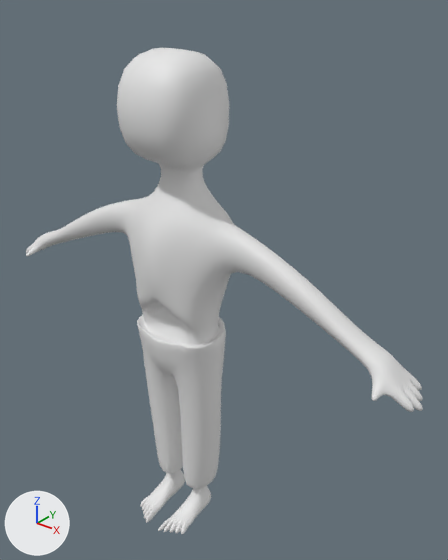
The Blender file Assets/Models/zombie.blend, before and after one commit.
Rendered twice from a 50 mm lens placed at (3.81, -4.07, 2.84), pointed at (0.3, 0.33, 0.12). Arrows for +X, +Y and +Z are at lower left; the lights stay in place.
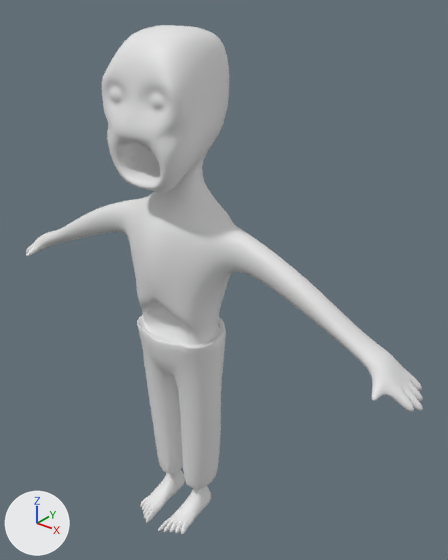
Commit message: Further editing of zombie model

Changed parts and their boxes [x1, y1, x2, y2] in the pictures (448 x 560 px):
'Cube', reshaped
    before: [26, 48, 423, 534]
    after: [26, 25, 423, 534]
part 1 of me_cube_001, built on
    before: [117, 48, 229, 170]
    after: [102, 25, 229, 192]

What changed in the scene script:
```text
Change me_cube_001:
    used by ob_cube; location = (0.0, 0.0, 0.0)
    remove me_cube_001.from_pydata(...)  # 160 vertices, 136 faces; spans x 0.0..2.6, y -0.65..0.51, z -2.74..2.36
    add me_cube_001.from_pydata(...)  # 189 vertices, 160 faces; spans x 0.0..2.6, y -0.65..0.51, z -2.74..2.51
    me_cube_001 part 1
    4 faces are deleted
    8 vertices move from x 0.0..0.48, y -0.47..0.47, z 1.37..2.36 to x 0.0..0.48, y -0.13..0.47, z 1.15..2.51
    29 vertices are added at x 0.0..0.48, y -0.56..0.47, z 1.15..2.51
    28 new faces join them
```
